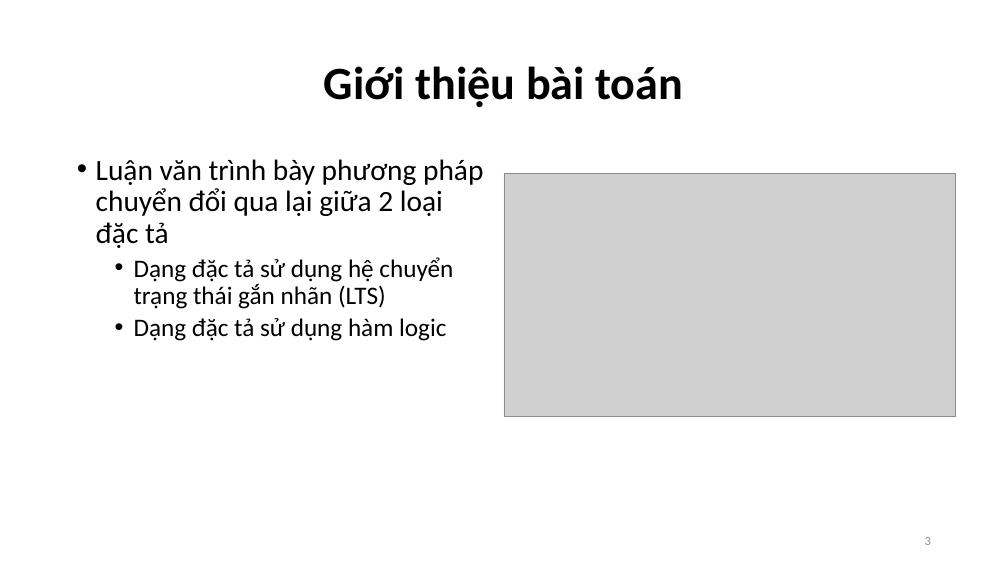
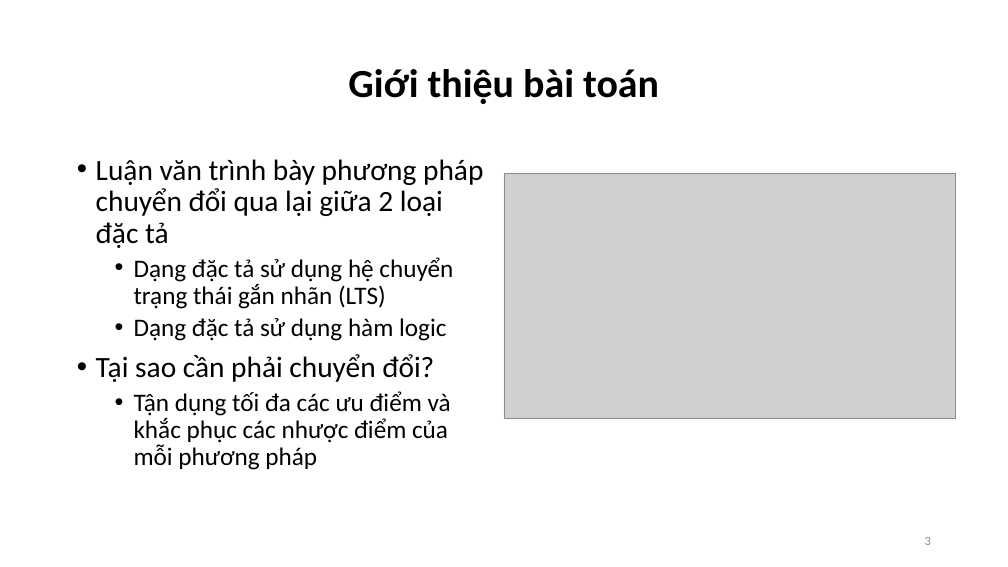
Before and after one commit to hunglv54/master, a slide deck: slide 3 of slide/hunglv_BaoCaoTienDo.pptx. Drawn at 1008x567 pixels with LibreOffice and Linux fonts; fonts in the diff are those of the drawing; grey boxes stand for pictures. Boxes give left, top, right and bottom in pixels: in the first picture for what was removed or moved away, otherwise in the second. Text is boxed around its words. In the diff, an @@ line names an element or a change of style, - is before the commit and + after.

```diff
--- a/slide/hunglv_BaoCaoTienDo.pptx
+++ b/slide/hunglv_BaoCaoTienDo.pptx
@@ title "Giới thiệu bài toán" at bbox=[348, 69, 659, 104]: size 44 to 38 pt @@
@@ text at bbox=[96, 354, 451, 470]: paragraphs added @@
+• Tại sao cần phải chuyển đổi?
+  • Tận dụng tối đa các ưu điểm và khắc phục các nhược điểm của mỗi phương pháp
```
Also in this commit, not shown: 9 other slides changed, 3 slides added, 30 other files.
